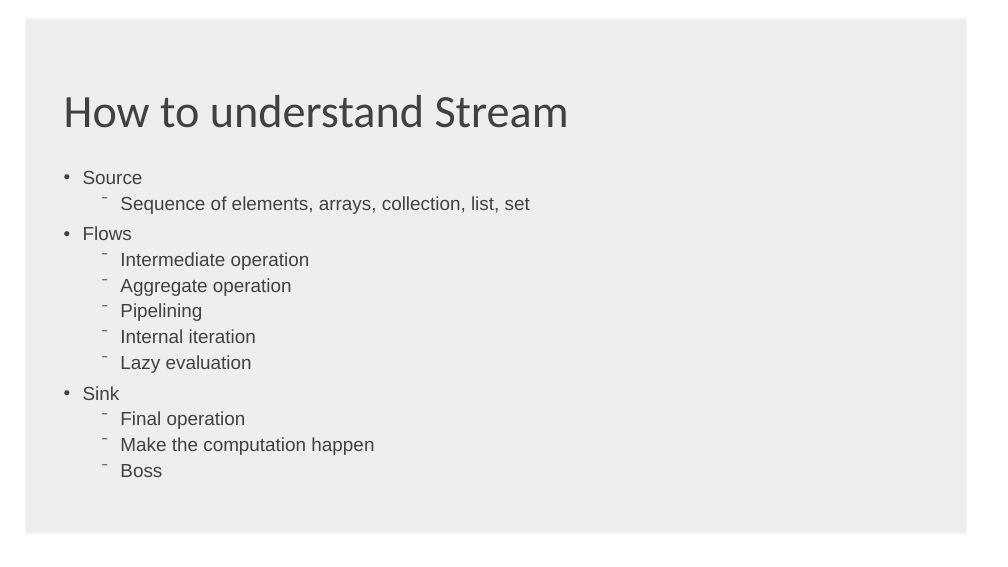
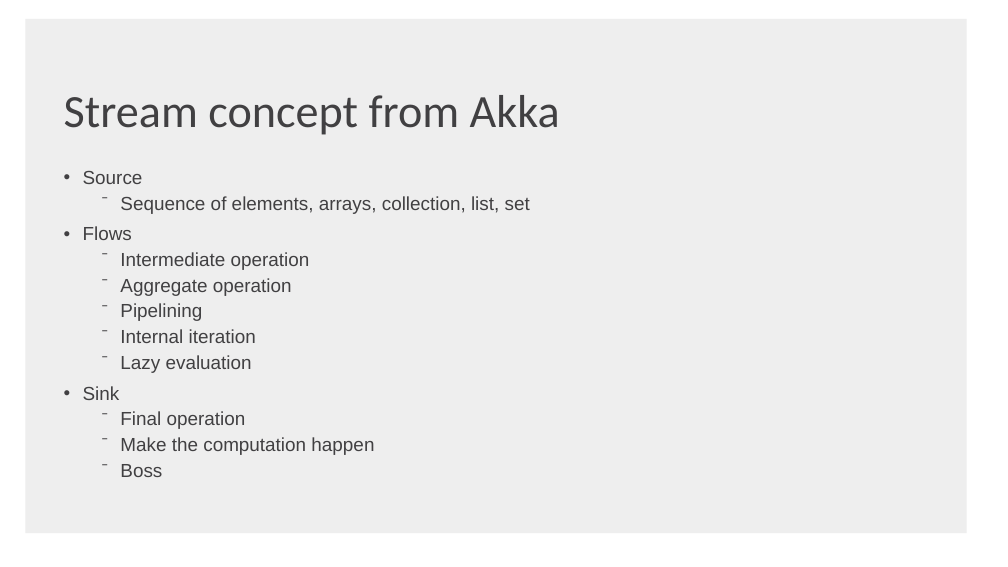
Before and after one commit to shaojie-xu-kp/Java8_lunch_learn, a slide deck: slide 21 of Java 8 & TDP.pptx (slide 23 before the commit). Drawn at 1008x567 pixels with LibreOffice and Linux fonts; fonts in the diff are those of the drawing; background and template pictures are left out. Boxes give left, top, right and bottom in pixels: in the first picture for what was removed or moved away, otherwise in the second. Text is boxed around its words. In the diff, an @@ line names an element or a change of style, - is before the commit and + after.

```diff
--- a/Java 8 & TDP.pptx
+++ b/Java 8 & TDP.pptx
@@ text at [64, 95, 560, 135]: text changed @@
-How to understand Stream
+Stream concept from Akka
```
Also in this commit, not shown: 10 other slides changed, 2 slides added, 3 slides removed.
